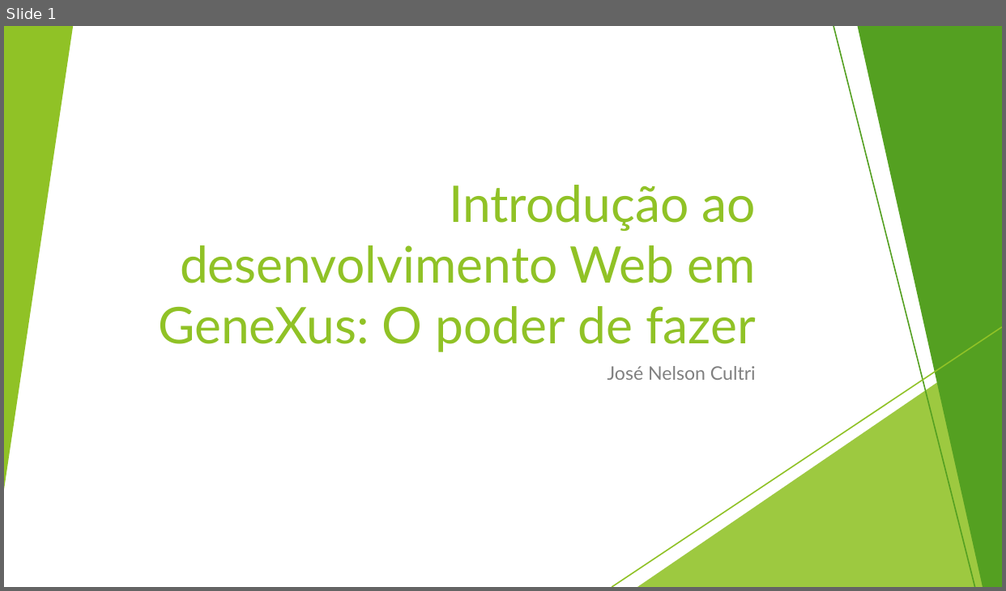
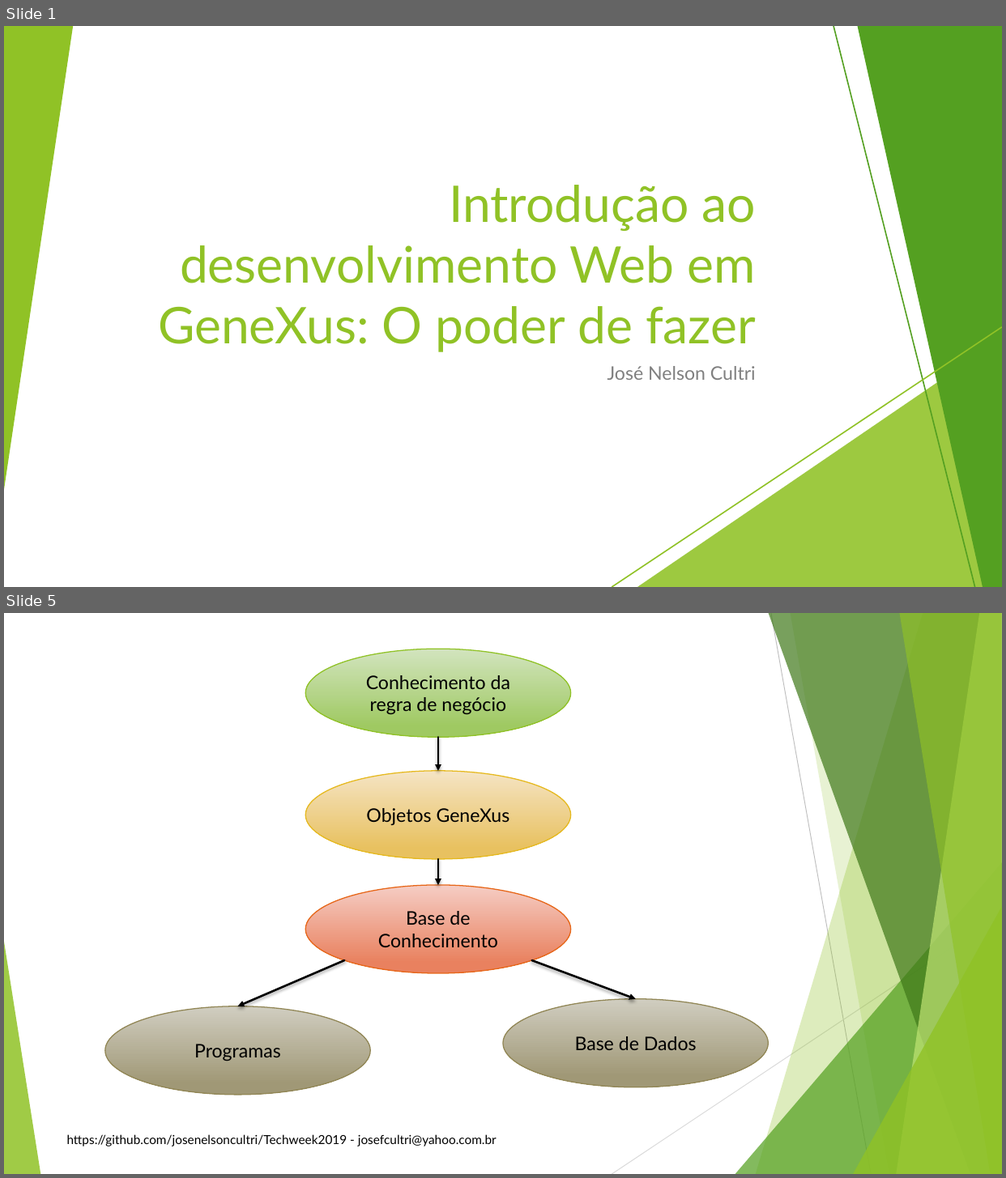
Before and after one commit to josenelsoncultri/Techweek2019, a slide deck: Techweek2019.pptx. Shown one above the other, each under a label of ours: slide 1 before the commit, slides 1 and 5 after it; the slides between them are not shown. The pictures are 1006x591 and 1006x1178 pixels, drawn with LibreOffice and Linux fonts; fonts in the diff are those of the drawing; background and template pictures are left out. Boxes give left, top, right and bottom in pixels: in the first picture for what was removed or moved away, otherwise in the second. Text is boxed around its words. In the diff, an @@ line names an element or a change of style, - is before the commit and + after.

```diff
--- a/Techweek2019.pptx
+++ b/Techweek2019.pptx
@@ slide 5 added at <box>4,613,1002,1174</box>, background #FFFFFF; not listed: 9 template elements that a slide beside it also shows @@
@@ ellipse added at <box>305,649,571,737</box>, fill gradient #D3E5BE to #A0C962, outline #90C226 1 pt, 18 pt, text #000000 @@
+Conhecimento da regra de negócio
@@ arrow added from (438, 737) to (438, 771), #000000 2 pt @@
@@ ellipse added at <box>305,771,571,859</box>, fill gradient #F5E5C5 to #E9C260, outline #E6B91E 1 pt, 18 pt, text #000000 @@
+Objetos GeneXus
@@ arrow added from (438, 859) to (438, 885), #000000 2 pt @@
@@ ellipse added at <box>305,885,571,973</box>, fill gradient #F5CEC5 to #EA815F, outline #E76618 1 pt, 18 pt, text #000000 @@
+Base de Conhecimento
@@ triangle added at <box>4,942,40,1174</box>, fill #90C226 at 85% opacity @@
@@ arrow added from (345, 960) to (237, 1007), #000000 2 pt @@
@@ arrow added from (532, 960) to (636, 999), #000000 2 pt @@
@@ ellipse added at <box>503,999,769,1088</box>, fill gradient #D1CDC0 to #A19877, outline #918655 1 pt, 18 pt, text #000000 @@
+Base de Dados
@@ ellipse added at <box>105,1007,370,1095</box>, fill gradient #D1CDC0 to #A19877, outline #918655 1 pt, 18 pt, text #000000 @@
+Programas
@@ text added at <box>67,1135,496,1147</box>, 12 pt, text #000000 @@
+https://github.com/josenelsoncultri/Techweek2019 - josefcultri@yahoo.com.br
```
Also in this commit, not shown: 15 slides changed, 1 other slide added.
